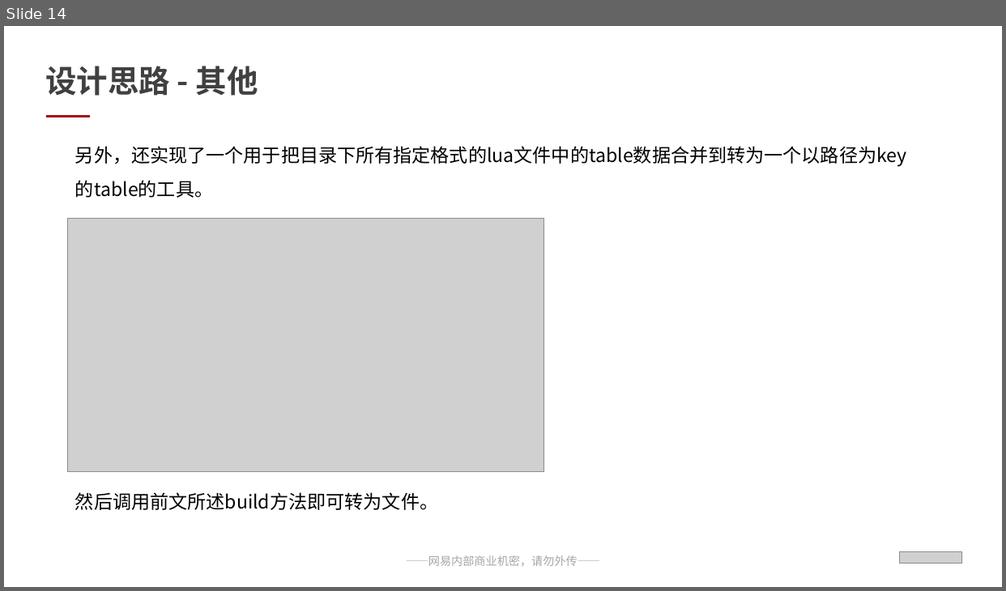
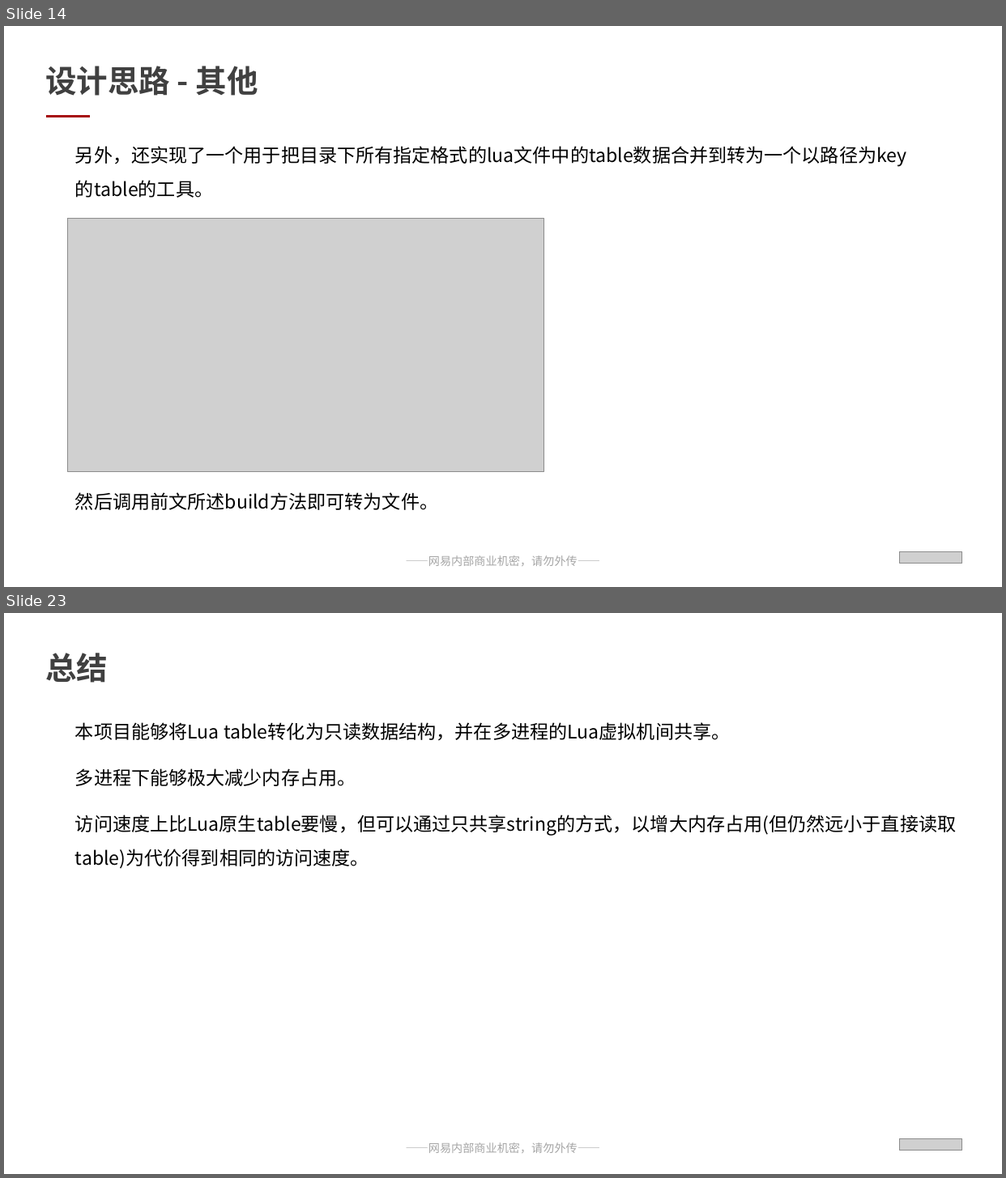
Before and after one commit to qwerbmb/lua_sh, a slide deck: test_speed/汇报ppt_刘淩峰.pptx. Shown one above the other, each under a label of ours: slide 14 before the commit, slides 14 and 23 after it; the slides between them are not shown. The pictures are 1006x591 and 1006x1178 pixels, drawn with LibreOffice and Linux fonts; fonts in the diff are those of the drawing; grey boxes stand for pictures. Boxes give left, top, right and bottom in pixels: in the first picture for what was removed or moved away, otherwise in the second. Text is boxed around its words. In the diff, an @@ line names an element or a change of style, - is before the commit and + after.

```diff
--- a/test_speed/汇报ppt_刘淩峰.pptx
+++ b/test_speed/汇报ppt_刘淩峰.pptx
@@ slide 23 added at (4,613,1002,1174), background #FFFFFF; not listed: 1 template element that a slide beside it also shows @@
@@ text added at (45,653,108,683), 30 pt, text #404040, bold @@
+总结
@@ text added at (75,722,956,869), 18 pt, text #000000 @@
+本项目能够将Lua table转化为只读数据结构，并在多进程的Lua虚拟机间共享。
+多进程下能够极大减少内存占用。
+访问速度上比Lua原生table要慢，但可以通过只共享string的方式，以增大内存占用(但仍然远小于直接读取table)为代价得到相同的访问速度。
@@ picture added at (899,1139,961,1151) @@
```
Also in this commit, not shown: 8 slides changed, 2 other slides added.
